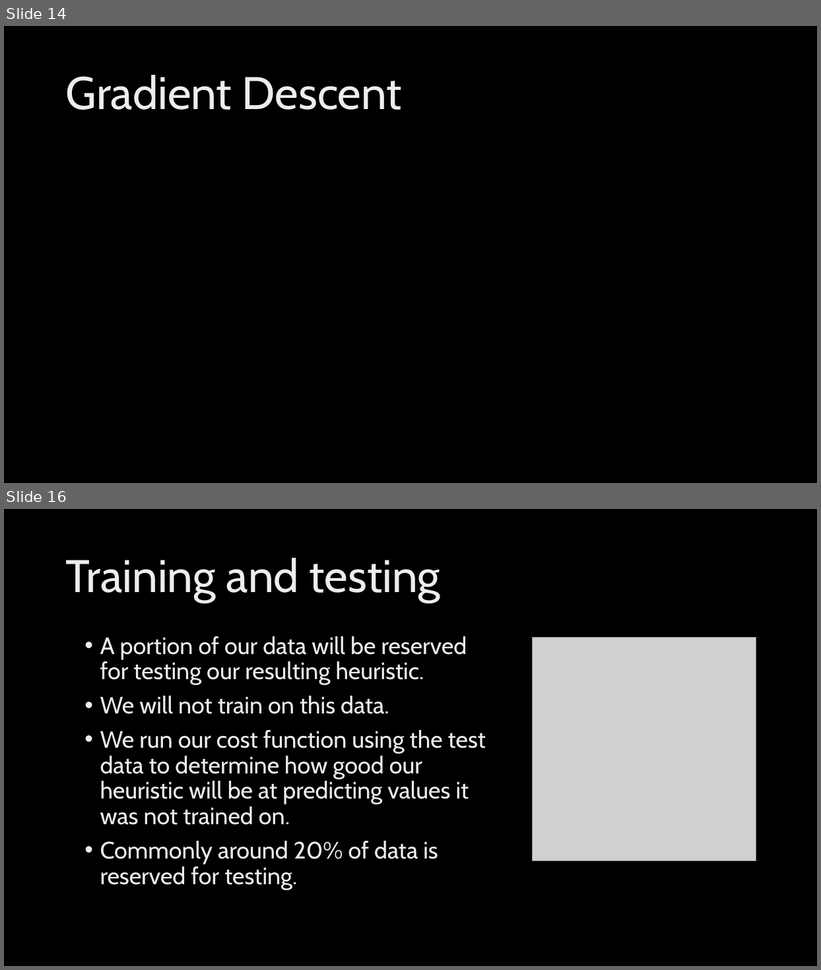
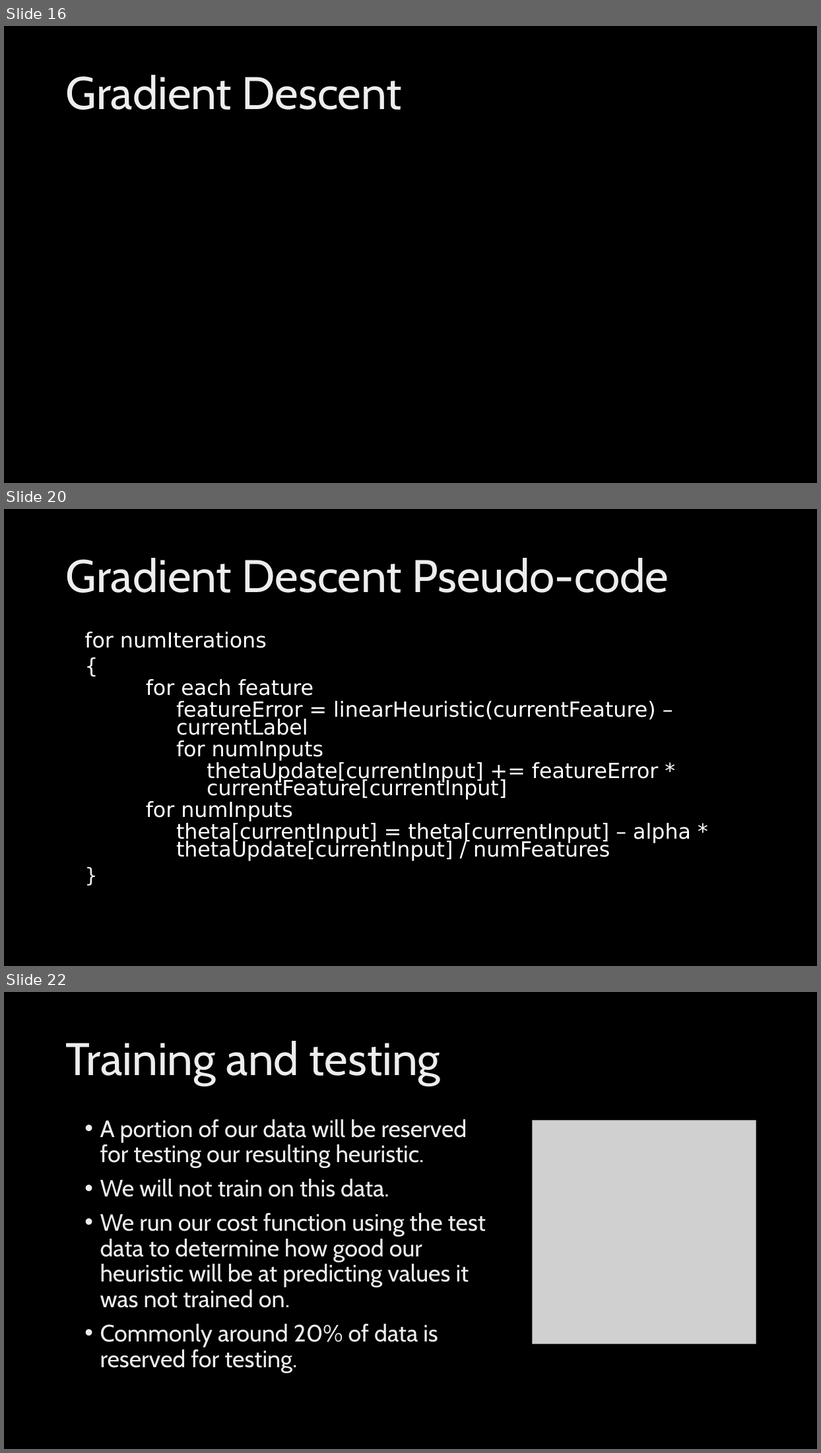
Before and after one commit to FleepyBeepy/Artificial-Intelligence, a slide deck: Lecture Slides/Linear Regression.pptx. Shown one above the other, each under a label of ours: slides 14 and 16 before the commit, slides 16, 20 and 22 after it; the slides between them are not shown. The pictures are 821x970 and 821x1453 pixels, drawn with LibreOffice and Linux fonts; fonts in the diff are those of the drawing; grey boxes stand for pictures; background and template pictures are left out. Boxes give left, top, right and bottom in pixels: in the first picture for what was removed or moved away, otherwise in the second. Text is boxed around its words. In the diff, an @@ line names an element or a change of style, - is before the commit and + after.

Commit message:
- Added pseudo-code for linear regression methods - Cleaned up mild errors in basics and neural network materials

```diff
--- a/Lecture Slides/Linear Regression.pptx
+++ b/Lecture Slides/Linear Regression.pptx
@@ slide 20 added at (4, 509, 817, 966), background picture (left out) @@
@@ title added at (66, 558, 669, 593), 54 pt, text gradient #BFBFBF to #EDEDED to #FFFFFF @@
+Gradient Descent Pseudo-code
@@ text added at (85, 632, 691, 861), 24.6 pt, text #FFFFFF @@
+for numIterations
+{
+    for each feature
+      featureError = linearHeuristic(currentFeature) – currentLabel
+      for numInputs
+        thetaUpdate[currentInput] += featureError * currentFeature[currentInput]
+    for numInputs
+      theta[currentInput] = theta[currentInput] – alpha * thetaUpdate[currentInput] / numFeatures
+}
@@ what was slide 14 is now slide 16 @@
@@ what was slide 16 is now slide 22 @@
```
Also in this commit, not shown: 3 slides changed, 5 other slides added, 2 other files.
